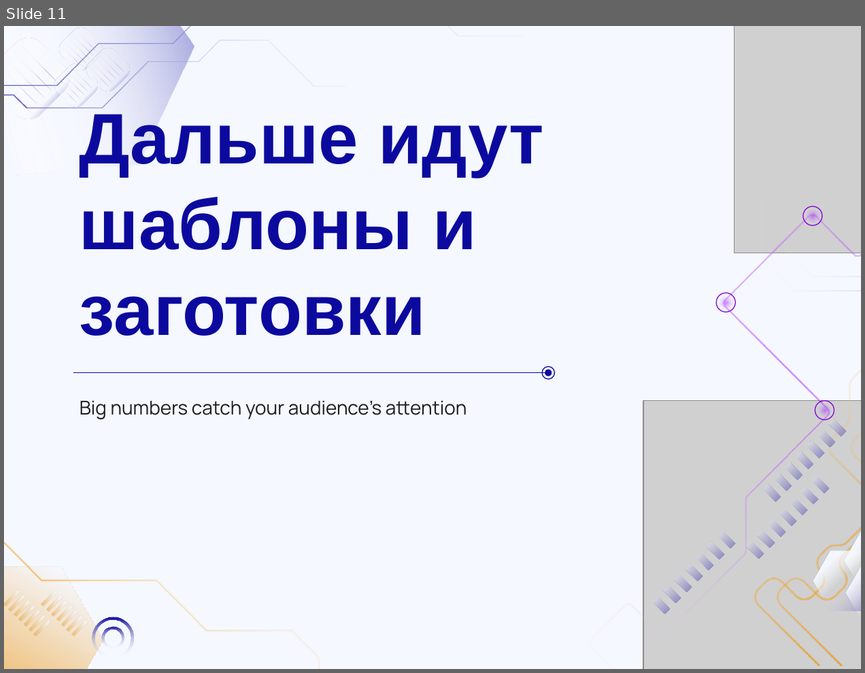
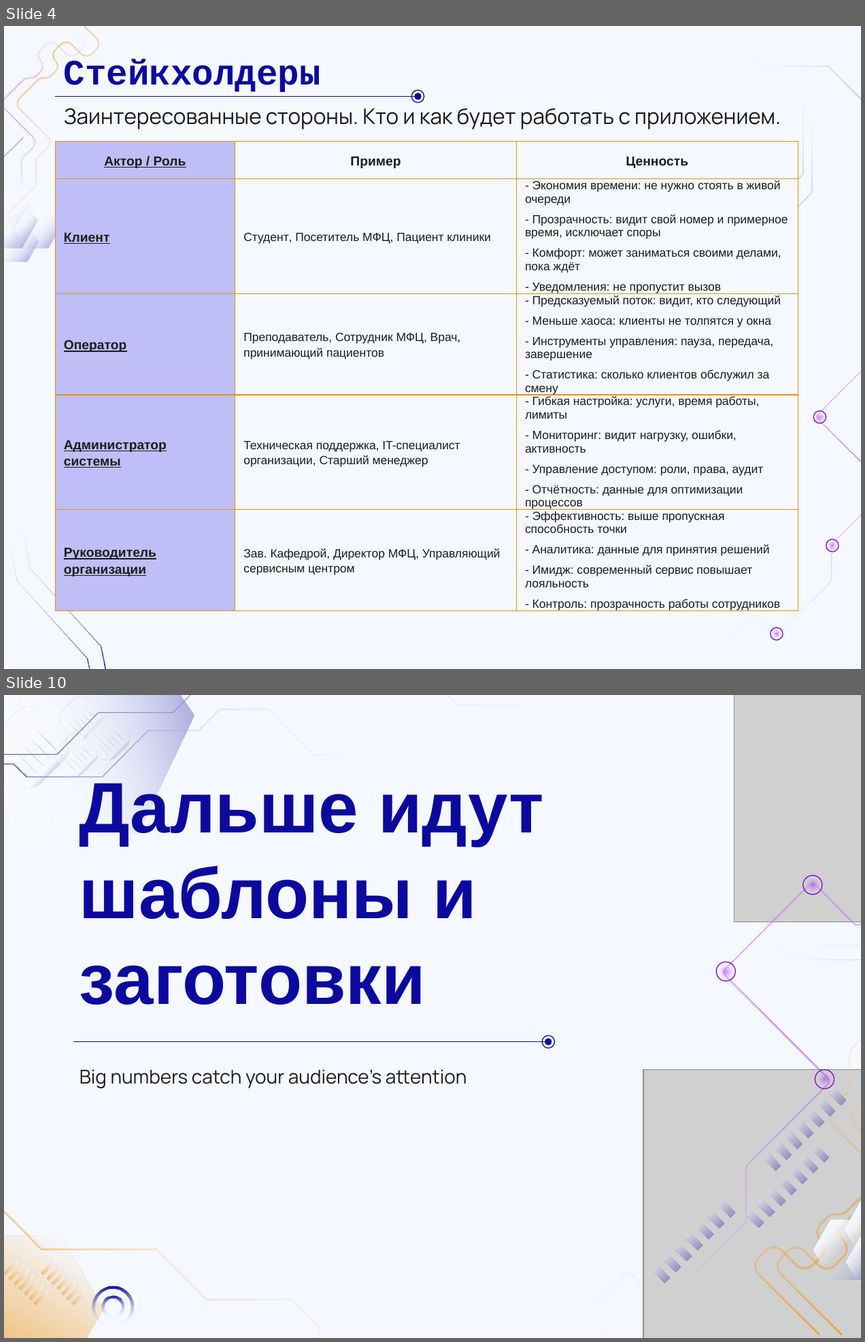
Before and after one commit to DaL1ner/virtual_queue_management_system, a slide deck: reports/presentation/sprint-01.pptx. Shown one above the other, each under a label of ours: slide 11 before the commit, slides 4 and 10 after it; the slides between them are not shown. The pictures are 865x673 and 865x1342 pixels, drawn with LibreOffice and Linux fonts; fonts in the diff are those of the drawing; grey boxes stand for pictures; background and template pictures are left out. Boxes give left, top, right and bottom in pixels: in the first picture for what was removed or moved away, otherwise in the second. Text is boxed around its words. In the diff, an @@ line names an element or a change of style, - is before the commit and + after.

```diff
--- a/reports/presentation/sprint-01.pptx
+++ b/reports/presentation/sprint-01.pptx
@@ slide 4 added at [4, 26, 861, 669], background #F5F8FF @@
@@ title added at [64, 59, 321, 92], 30 pt, text #0C0A9E, bold @@
+Стейкхолдеры
@@ group added at [4, 26, 99, 261]: 6 freeform shapes @@
@@ line added from (56, 96) to (415, 96), #0C0A9E 0.75 pt @@
@@ ellipse added at [412, 90, 425, 103], outline #0C0A9E 0.75 pt @@
@@ ellipse added at [415, 93, 422, 99], fill #0C0A9E @@
@@ text added at [64, 108, 781, 129], 18 pt, text #191919 @@
+Заинтересованные стороны. Кто и как будет работать с приложением.
@@ table added at [56, 141, 798, 635], 5 rows, 3 columns @@
+Актор / Роль | Пример | Ценность
+Клиент | Студент, Посетитель МФЦ, Пациент клиники | - Экономия времени: не нужно стоять в живой очереди / - Прозрачность: видит свой номер и примерное время, исключает споры / - Комфорт: может заниматься своими делами, пока ждёт / - Уведомления: не пропустит вызов
+Оператор | Преподаватель, Сотрудник МФЦ, Врач, принимающий пациентов | - Предсказуемый поток: видит, кто следующий / - Меньше хаоса: клиенты не толпятся у окна / - Инструменты управления: пауза, передача, завершение / - Статистика: сколько клиентов обслужил за смену
+Администратор системы | Техническая поддержка, IT-специалист организации, Старший менеджер | - Гибкая настройка: услуги, время работы, лимиты / - Мониторинг: видит нагрузку, ошибки, активность / - Управление доступом: роли, права, аудит / - Отчётность: данные для оптимизации процессов
+Руководитель организации | Зав. Кафедрой, Директор МФЦ, Управляющий сервисным центром | - Эффективность: выше пропускная способность точки / - Аналитика: данные для принятия решений / - Имидж: современный сервис повышает лояльность / - Контроль: прозрачность работы сотрудников
@@ group added at [728, 26, 861, 669]: 6 ellipses, 4 freeform shapes @@
@@ freeform shape added at [4, 505, 135, 669], fill gradient #0C0A9E to #FFFFFF @@
@@ freeform shape added at [4, 518, 122, 669], fill gradient #0C0A9E to #FFFFFF @@
@@ what was slide 11 is now slide 10 @@
```
Also in this commit, not shown: 7 slides changed, 1 other slide added, 2 slides removed.
